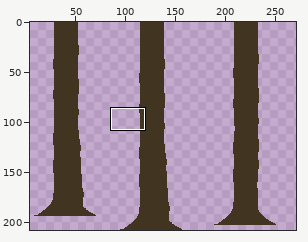
One commit to this pixel-art file: sprite/Background/arvores.aseprite. The first picture is a wide view before the edit; the outline marks the close-up.
Close-up. The starting point:
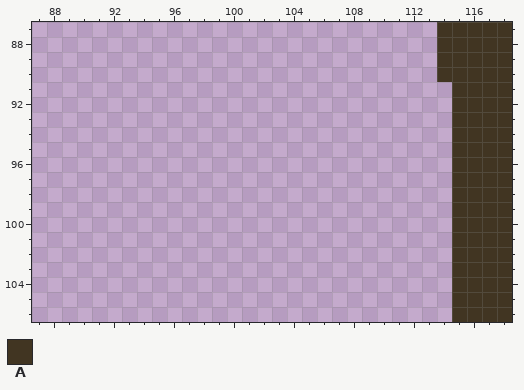
288x208 pixels, 1 frame. Colours within 5 levels of each other are drawn and written as one. Shown: x 87..118, y 87..106. The wide view leaves out empty margins. The commit also changed other parts of the picture, which this record leaves out.
Palette (. is transparent): A #413522
Pixels before, first column x 114:
 87 AAAAA
 88 AAAAA
 89 AAAAA
 90 AAAAA
 91 .AAAA
 92 .AAAA
 93 .AAAA
 94 .AAAA
 95 .AAAA
 96 .AAAA
 97 .AAAA
 98 .AAAA
 99 .AAAA
100 .AAAA
101 .AAAA
102 .AAAA
103 .AAAA
104 .AAAA
105 .AAAA
106 .AAAA
After:
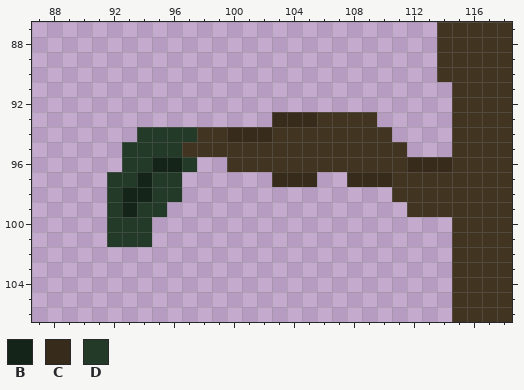
Colours new in this view: B #142418  C #372c1c  D #223a27
Change:
y 93: x 103..109 ....... -> CCCAAAA
y 94: x 94..110 ................. -> DDDDAACCCAAAAAAAA
y 95: x 93..111 ................... -> DDDDAAAAAAAAAAAAAAA
y 96: x 93..97 ..... -> DDBBD; x 100..114 ............... -> AAAAAAAAAAAACCC
y 97: x 92..96 ..... -> DDBDD; x 103..105 ... -> CCC; x 108..114 ....... -> CCCAAAA
y 98: x 92..96 ..... -> DBBDD; x 111..114 .... -> AAAA
y 99: x 92..95 .... -> DBDD; x 112..114 ... -> AAA
y 100..101: x 92..94 ... -> DDD
Changed places in both close-ups, as pixel boxes (x1, y1, x2, y2):
added: (107, 112, 452, 247)
